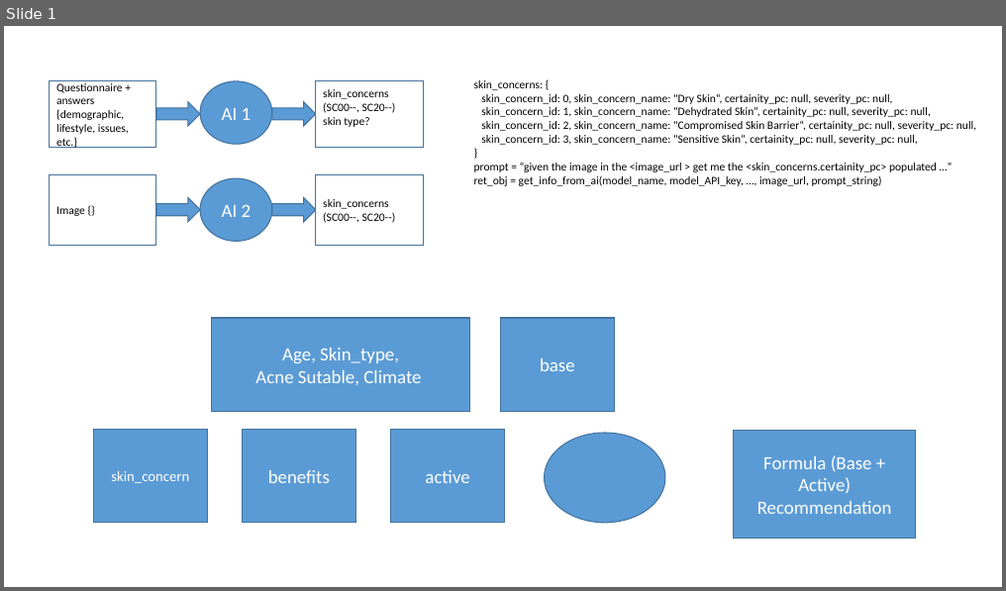
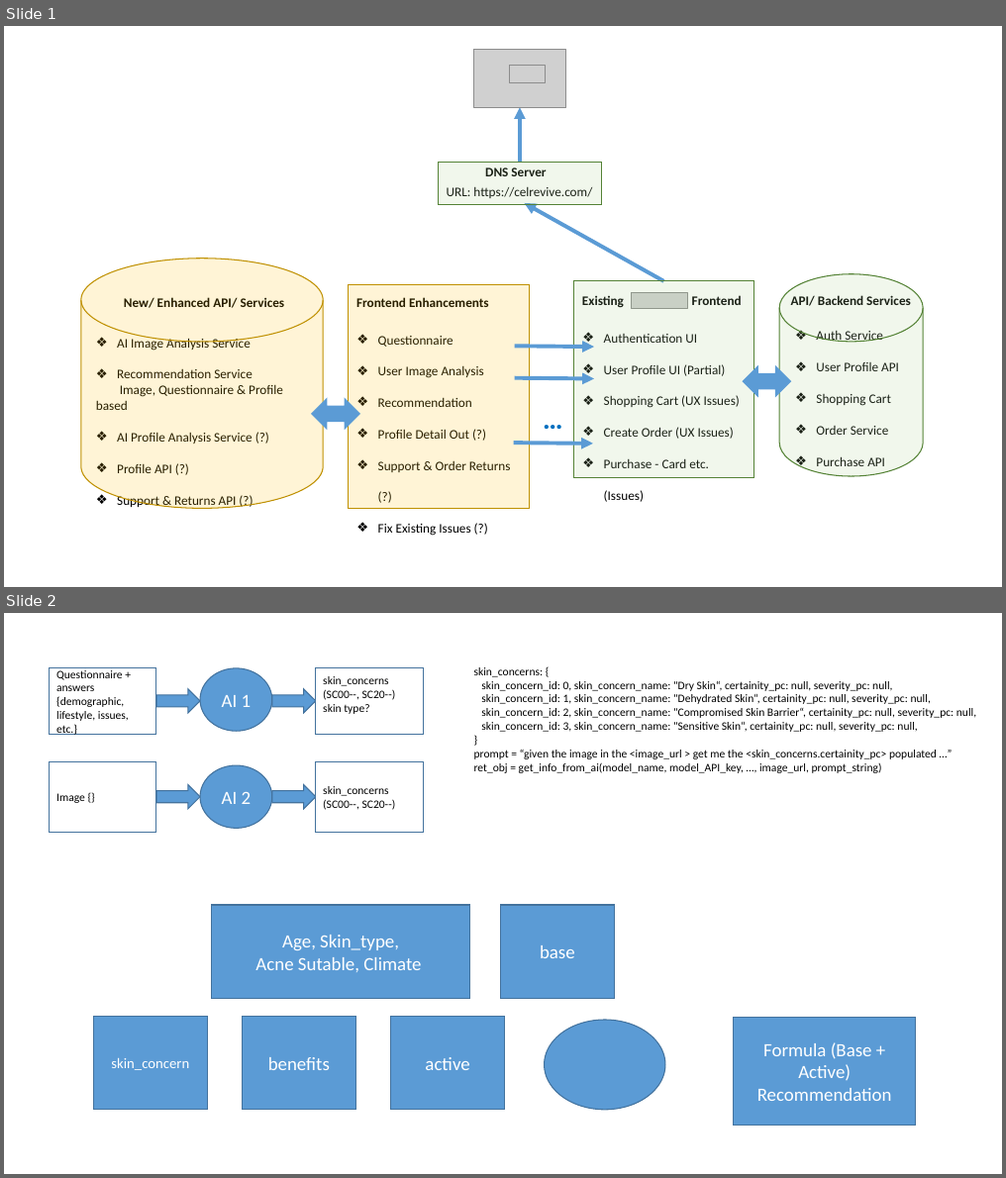
Before and after one commit to anodiamadmin/celrevive, a slide deck: architecture/architecture.pptx. Shown one above the other, each under a label of ours: slide 1 before the commit, slides 1 and 2 after it. The pictures are 1006x591 and 1006x1178 pixels, drawn with LibreOffice and Linux fonts; fonts in the diff are those of the drawing; grey boxes stand for pictures. Boxes give left, top, right and bottom in pixels: in the first picture for what was removed or moved away, otherwise in the second. Text is boxed around its words. In the diff, an @@ line names an element or a change of style, - is before the commit and + after.

```diff
--- a/architecture/architecture.pptx
+++ b/architecture/architecture.pptx
@@ slide 1 added at (4, 26, 1002, 587), background #FFFFFF @@
@@ picture added at (473, 49, 566, 107) @@
@@ picture added at (509, 65, 546, 83) @@
@@ arrow added from (520, 162) to (520, 107), #5B9BD5 3.75 pt @@
@@ rectangle added at (439, 162, 601, 204), fill #A9D18E at 16% opacity, outline #548235 1 pt @@
@@ text added at (485, 168, 546, 176), 12.6 pt, text #000000, bold @@
+DNS Server
@@ text added at (447, 187, 592, 198), 12.6 pt, text #000000 @@
+URL: https://celrevive.com/
@@ arrow added from (664, 281) to (525, 203), #5B9BD5 3.75 pt @@
@@ cylinder added at (81, 259, 323, 509), fill #FFC000 at 16% opacity, outline #BF9000 1 pt @@
@@ rectangle added at (349, 285, 530, 509), fill #FFC000 at 16% opacity, outline #BF9000 1 pt @@
@@ rectangle added at (573, 281, 754, 478), fill #A9D18E at 16% opacity, outline #548235 1 pt @@
@@ picture added at (632, 292, 687, 308) @@
@@ cylinder added at (779, 274, 924, 476), fill #A9D18E at 16% opacity, outline #548235 1 pt @@
@@ text added at (124, 297, 285, 308), 12.6 pt, text #000000, bold @@
+New/ Enhanced API/ Services
@@ text added at (356, 297, 489, 307), 12.6 pt, text #000000, bold @@
+Frontend Enhancements
@@ text added at (582, 295, 742, 308), 12.6 pt, text #000000, bold @@
+Existing Frontend
@@ text added at (791, 295, 911, 306), 12.6 pt, text #000000, bold @@
+API/ Backend Services
@@ text added at (96, 337, 283, 508), 12.6 pt, text #000000 @@
+❖ AI Image Analysis Service
+❖ Recommendation Service
+Image, Questionnaire & Profile based
+❖ AI Profile Analysis Service (?)
+❖ Profile API (?)
+❖ Support & Returns API (?)
@@ text added at (378, 336, 511, 536), 12.6 pt, text #000000 @@
+❖ Questionnaire
+❖ User Image Analysis
+❖ Recommendation
+❖ Profile Detail Out (?)
+❖ Support & Order Returns (?)
+❖ Fix Existing Issues (?)
@@ arrow added from (515, 347) to (594, 347), #5B9BD5 3.75 pt @@
@@ text added at (604, 334, 740, 502), 12.6 pt, text #000000 @@
+❖ Authentication UI
+❖ User Profile UI (Partial)
+❖ Shopping Cart (UX Issues)
+❖ Create Order (UX Issues)
+❖ Purchase - Card etc. (Issues)
@@ text added at (816, 331, 899, 467), 12.6 pt, text #000000 @@
+❖ Auth Service
+❖ User Profile API
+❖ Shopping Cart
+❖ Order Service
+❖ Purchase API
@@ arrow added from (515, 378) to (594, 379), #5B9BD5 3.75 pt @@
@@ left right arrow added at (743, 366, 792, 397), fill #5B9BD5 @@
@@ left right arrow added at (311, 398, 360, 430), fill #5B9BD5 @@
@@ text added at (536, 396, 571, 439), 27.4 pt, text #0070C0, bold @@
+…
@@ arrow added from (514, 443) to (593, 444), #5B9BD5 3.75 pt @@
@@ what was slide 1 is now slide 2 @@
```
Also in this commit, not shown: 2 other slides added, 1 other file.
